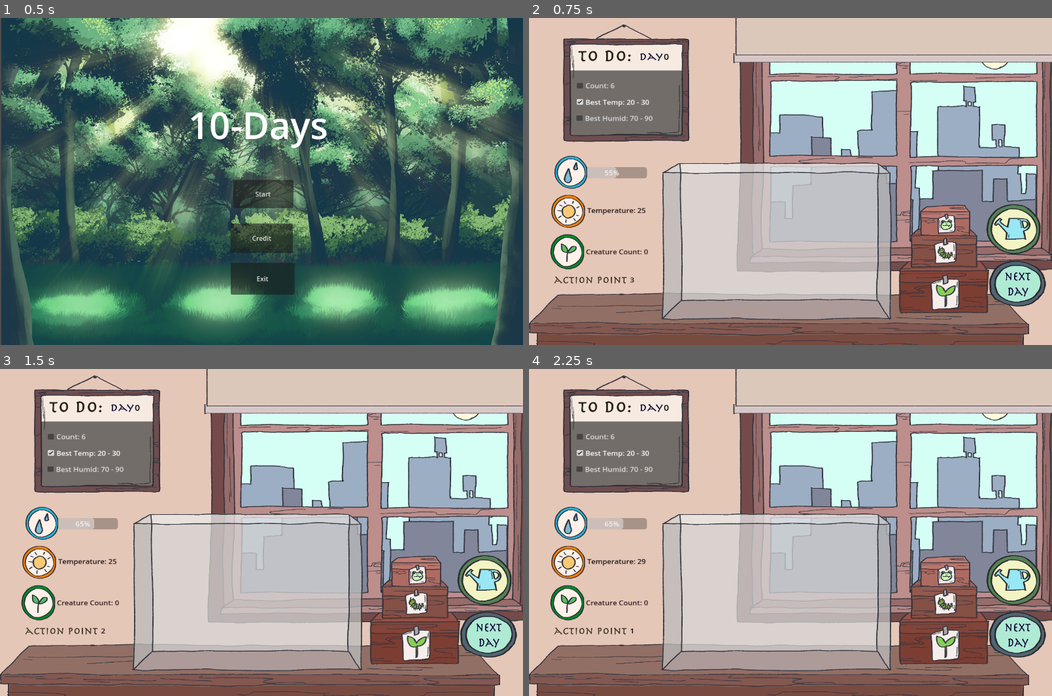
Above: before the commit, frames 1-4 (two rows, left to right).
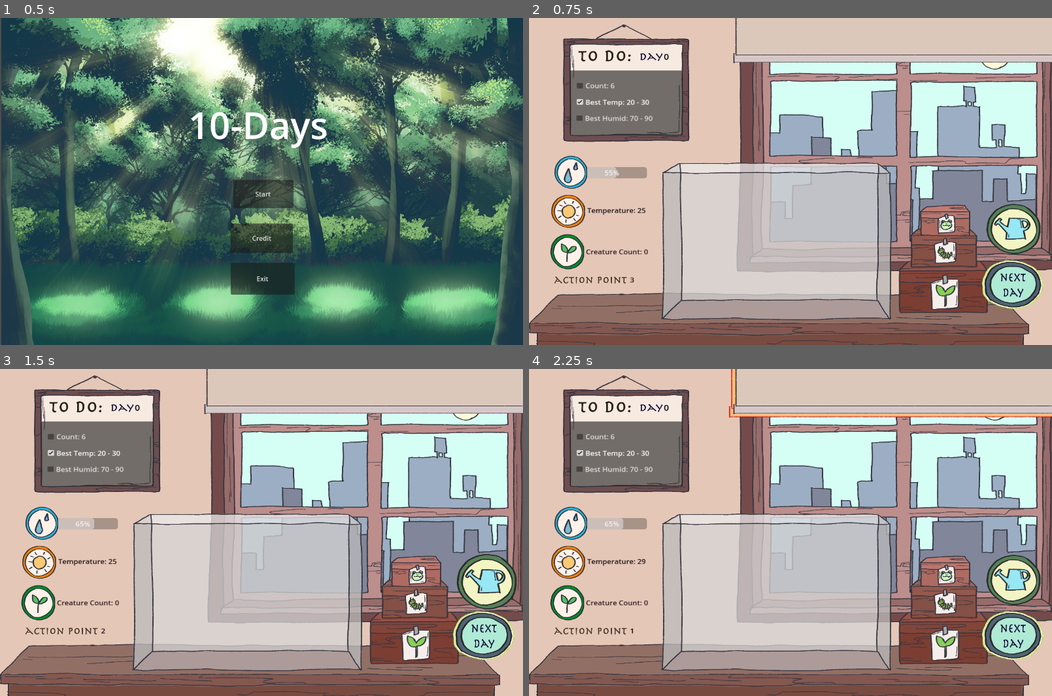
Above: after the commit, the same moments.

Repository: Dh-ux/GRL-Project
Game: Godot game, scene res://StartMenu.tscn
Two runs of this game, one before a commit and one after it. Both use one fixed random seed, a clock stepped at 60 frames per second and the inputs below.
Inputs:
- Up to frame 1 (0.5 s): no input
- Up to frame 2 (0.75 s): click "Start" at 0.5 s
- Up to frame 3 (1.5 s): click "Misting" at 1.25 s
- Up to frame 4 (2.25 s): click "Curtain" at 2 s

Frame 1 is identical in both runs. In frame 2, 1.2% of the frame differs, in the area x 70-99%, y 56-91%; in frame 3, 2.0%; in frame 4, 2.1%, in the area x 38-100%, y 0-91%.

Commit message:
idiot update

Diff:
--- a/Ecosystem.tscn
+++ b/Ecosystem.tscn
@@ -1,13 +1,15 @@
-[gd_scene load_steps=19 format=3 uid="uid://c54ljjqgpci6"]
+[gd_scene load_steps=22 format=3 uid="uid://c54ljjqgpci6"]
 
 [ext_resource type="Script" path="res://resource/Script/Ecosystem.gd" id="1_fni7g"]
 [ext_resource type="Texture2D" uid="uid://ctg01iym2i7sv" path="res://resource/Art/Background/sunny.png" id="2_v8ulh"]
 [ext_resource type="Texture2D" uid="uid://c3cn510gsivjr" path="res://resource/Art/Background/background.png" id="3_r3g6u"]
 [ext_resource type="Texture2D" uid="uid://cxs8cj7h2428w" path="res://resource/Art/Background/tank.png" id="4_jedip"]
+[ext_resource type="Script" path="res://MistingSystemButton.gd" id="5_arwd1"]
 [ext_resource type="Texture2D" uid="uid://bbs377ceqvg4w" path="res://resource/Art/UI/misting.png" id="5_dec5c"]
 [ext_resource type="Texture2D" uid="uid://b2br6q1v6ysn6" path="res://resource/sprites/Background/diary.jpg" id="5_gkvho"]
 [ext_resource type="Texture2D" uid="uid://dqo0jlu77g7mj" path="res://resource/Art/UI/plantbox.png" id="5_w3dfj"]
 [ext_resource type="Texture2D" uid="uid://db4f3ecl6equk" path="res://resource/Art/UI/curtain.png" id="6_7vwkj"]
+[ext_resource type="Script" path="res://resource/HighLight.gd" id="7_65fyg"]
 [ext_resource type="Texture2D" uid="uid://dcokxb005c73t" path="res://resource/Art/UI/bugbox.png" id="7_s1ot5"]
 [ext_resource type="Texture2D" uid="uid://mo4glt3t4xnm" path="res://resource/Art/UI/frogbox.png" id="8_0d2kn"]
 [ext_resource type="Texture2D" uid="uid://dp15r1fj81pxl" path="res://resource/Art/UI/temperature1.png" id="9_xxx4e"]
@@ -17,6 +19,7 @@
 [ext_resource type="Texture2D" uid="uid://dp0cw5nurh7ml" path="res://resource/Art/date/nextday.png" id="13_2f2w0"]
 [ext_resource type="Texture2D" uid="uid://64ssdo6ghwqp" path="res://resource/Art/UI/actionpoint.png" id="14_m42ou"]
 [ext_resource type="Texture2D" uid="uid://e5fe2rnlw052" path="res://resource/Art/UI/todo.png" id="15_xkqt4"]
+[ext_resource type="Script" path="res://NextDayButton.gd" id="16_bcj8g"]
 
 [sub_resource type="StyleBoxFlat" id="StyleBoxFlat_rel1o"]
 bg_color = Color(0.980392, 0.980392, 0.980392, 1)
@@ -50,50 +53,81 @@
 texture = ExtResource("4_jedip")
 
 [node name="MistingSystemButton" type="Button" parent="."]
-offset_left = 1027.53
-offset_top = 498.585
-offset_right = 1096.53
-offset_bottom = 542.585
+self_modulate = Color(1, 1, 1, 0)
+offset_left = 1018.56
+offset_top = 470.886
+offset_right = 1087.56
+offset_bottom = 514.886
+scale = Vector2(1.30301, 1.8863)
 text = "Misting"
-
-[node name="Sprite2D" type="Sprite2D" parent="MistingSystemButton"]
-position = Vector2(37.6913, 10.8818)
-scale = Vector2(0.378723, 0.385839)
+script = ExtResource("5_arwd1")
+
+[node name="Sprite2D2" type="Sprite2D" parent="MistingSystemButton"]
+position = Vector2(35.8116, 20.453)
+scale = Vector2(0.290652, 0.204548)
 texture = ExtResource("5_dec5c")
 
 [node name="OpenCurtainsButton" type="Button" parent="."]
+self_modulate = Color(1, 1, 1, 0)
 offset_left = 457.678
 offset_top = -0.989254
 offset_right = 1117.68
 offset_bottom = 101.011
+scale = Vector2(1, 3.73035)
 text = "Curtain"
+script = ExtResource("7_65fyg")
+
+[node name="hint" type="Sprite2D" parent="OpenCurtainsButton"]
+visible = false
+modulate = Color(5, 4.73, 5, 1)
+self_modulate = Color(0.764706, 0.2, 0.129412, 1)
+position = Vector2(343.707, 14.5855)
+scale = Vector2(0.434162, 0.0884284)
+texture = ExtResource("6_7vwkj")
 
 [node name="Sprite2D" type="Sprite2D" parent="OpenCurtainsButton"]
-position = Vector2(343.707, 54.4091)
-scale = Vector2(0.422777, 0.28563)
+position = Vector2(343.707, 14.5855)
+scale = Vector2(0.422777, 0.0765692)
 texture = ExtResource("6_7vwkj")
 
 [node name="PlantButton" type="Button" parent="."]
-offset_left = 823.821
-offset_top = 640.049
-offset_right = 948.821
-offset_bottom = 709.049
+offset_left = 819.334
+offset_top = 612.35
+offset_right = 1004.33
+offset_bottom = 711.35
 text = "Plant"
-
-[node name="Sprite2D" type="Sprite2D" parent="PlantButton"]
-position = Vector2(87.0486, 11.9863)
+script = ExtResource("7_65fyg")
+
+[node name="hint" type="Sprite2D" parent="PlantButton"]
+visible = false
+self_modulate = Color(5, 6, 3, 1)
+position = Vector2(91.5357, 39.6854)
+scale = Vector2(0.427277, 0.515821)
+texture = ExtResource("5_w3dfj")
+
+[node name="Sprite2D2" type="Sprite2D" parent="PlantButton"]
+position = Vector2(91.5357, 39.6854)
 scale = Vector2(0.406581, 0.477162)
 texture = ExtResource("5_w3dfj")
 
 [node name="BugButton" type="Button" parent="."]
-offset_left = 883.05
-offset_top = 548.048
-offset_right = 940.05
-offset_bottom = 581.048
-
-[node name="Sprite2D" type="Sprite2D" parent="BugButton"]
-position = Vector2(28.7996, 8.3847)
-scale = Vector2(0.404837, 0.454378)
+offset_left = 845.359
+offset_top = 530.242
+offset_right = 902.359
+offset_bottom = 563.242
+scale = Vector2(2.23737, 2.03857)
+script = ExtResource("7_65fyg")
+
+[node name="hint" type="Sprite2D" parent="BugButton"]
+visible = false
+self_modulate = Color(3.56, 5, 2.96, 1)
+position = Vector2(29.6814, 11.6463)
+scale = Vector2(0.144049, 0.182705)
+texture = ExtResource("5_w3dfj")
+
+[node name="Sprite2D2" type="Sprite2D" parent="BugButton"]
+position = Vector2(29.7185, 12.8477)
+scale = Vector2(0.180944, 0.22289)
 texture = ExtResource("7_s1ot5")
 
 [node name="FrogButton" type="Button" parent="."]
@@ -159,16 +193,34 @@
 texture = ExtResource("12_p0vol")
 
 [node name="NextDayButton" type="Button" parent="."]
-offset_left = 1026.64
-offset_top = 625.21
-offset_right = 1110.64
-offset_bottom = 673.21
+self_modulate = Color(1, 1, 1, 0)
+anchors_preset = 8
+anchor_left = 0.5
+anchor_top = 0.5
+anchor_right = 0.5
+anchor_bottom = 0.5
+offset_left = 1015.87
+offset_top = 613.339
+offset_right = 1108.87
+offset_bottom = 679.339
+grow_horizontal = 2
+grow_vertical = 2
 text = "Next"
+script = ExtResource("16_bcj8g")
 
 [node name="Sprite2D" type="Sprite2D" parent="NextDayButton"]
-position = Vector2(46.6653, 17.8066)
+z_index = 2
+position = Vector2(47.3053, 32.0166)
 scale = Vector2(0.268844, 0.351125)
 texture = ExtResource("13_2f2w0")
+
+[node name="hint" type="Sprite2D" parent="NextDayButton/Sprite2D"]
+self_modulate = Color(5, 6, 3, 1)
+z_index = -1
+scale = Vector2(1.08074, 1.06412)
+texture = ExtResource("13_2f2w0")
+
+[node name="Timer" type="Timer" parent="NextDayButton"]
 
 [node name="Action_pointsLabel" type="Label" parent="."]
 offset_left = 221.66
@@ -312,14 +364,30 @@
 offset_bottom = 242.0
 theme_override_styles/panel = SubResource("StyleBoxFlat_rel1o")
 
+[connection signal="mouse_entered" from="MistingSystemButton" to="MistingSystemButton" method="_on_mouse_entered"]
+[connection signal="mouse_exited" from="MistingSystemButton" to="MistingSystemButton" method="_on_mouse_exited"]
 [connection signal="pressed" from="MistingSystemButton" to="." method="_on_misting_system_button_pressed"]
+[connection signal="pressed" from="MistingSystemButton" to="MistingSystemButton" method="_on_pressed"]
+[connection signal="mouse_entered" from="OpenCurtainsButton" to="OpenCurtainsButton" method="_on_mouse_entered"]
+[connection signal="mouse_exited" from="OpenCurtainsButton" to="OpenCurtainsButton" method="_on_mouse_exited"]
 [connection signal="pressed" from="OpenCurtainsButton" to="." method="_on_open_curtains_button_pressed"]
+[connection signal="pressed" from="OpenCurtainsButton" to="OpenCurtainsButton" method="_on_pressed"]
+[connection signal="mouse_entered" from="PlantButton" to="PlantButton" method="_on_mouse_entered"]
+[connection signal="mouse_exited" from="PlantButton" to="PlantButton" method="_on_mouse_exited"]
 [connection signal="pressed" from="PlantButton" to="." method="_on_plant_button_pressed"]
+[connection signal="pressed" from="PlantButton" to="PlantButton" method="_on_pressed"]
+[connection signal="mouse_entered" from="BugButton" to="BugButton" method="_on_mouse_entered"]
+[connection signal="mouse_exited" from="BugButton" to="BugButton" method="_on_mouse_exited"]
+[connection signal="pressed" from="BugButton" to="BugButton" method="_on_pressed"]
 [connection signal="ready" from="TemperatureLabel" to="." method="_on_temperature_label_ready"]
 [connection signal="ready" from="DaysLabel" to="." method="_on_days_label_ready"]
 [connection signal="ready" from="CreatureCountLabel" to="." method="_on_creature_count_label_ready"]
 [connection signal="ready" from="HumidityProgressBar" to="." method="_on_humidity_progress_bar_ready"]
+[connection signal="mouse_entered" from="NextDayButton" to="NextDayButton" method="_on_mouse_entered"]
+[connection signal="mouse_exited" from="NextDayButton" to="NextDayButton" method="_on_mouse_exited"]
 [connection signal="pressed" from="NextDayButton" to="." method="_on_next_day_button_pressed"]
+[connection signal="pressed" from="NextDayButton" to="NextDayButton" method="_on_pressed"]
+[connection signal="timeout" from="NextDayButton/Timer" to="NextDayButton" method="_on_timer_timeout"]
 [connection signal="ready" from="Action_pointsLabel" to="." method="_on_action_points_label_ready"]
 [connection signal="pressed" from="PlantPanel/flower" to="." method="_on_flower_pressed"]
 [connection signal="pressed" from="PlantPanel/bush" to="." method="_on_bush_pressed"]
--- /dev/null
+++ b/MistingSystemButton.gd
@@ -0,0 +1,25 @@
+extends Button
+
+var saved_scale
+# Called when the node enters the scene tree for the first time.
+func _ready():
+	saved_scale = scale
+
+
+
+func _on_mouse_entered():
+	var tween = get_tree().create_tween().set_trans(Tween.TRANS_BACK).set_ease(1)
+	tween.tween_property(self, "scale", saved_scale*1.1, 0.1)
+
+
+func _on_mouse_exited():
+	var tween = get_tree().create_tween()
+	tween.tween_property(self, "scale", saved_scale, 0.1)
+
+
+func _on_pressed():
+	var tween = get_tree().create_tween()
+	tween.tween_property(self, "scale", scale*0.9, 0.06)
+	await tween.finished
+	var tween1 = get_tree().create_tween()
+	tween1.tween_property(self, "scale", scale/0.9, 0.06)
--- /dev/null
+++ b/NextDayButton.gd
@@ -0,0 +1,56 @@
+extends Button
+
+
+
+@export var spring: float = 600.0
+@export var damp: float = 20.0
+
+
+var displacement: float = 0.0
+var velocity: float = 0.0
+
+func _process(delta):
+	if velocity != 0:
+		var force = -spring * displacement - damp * velocity
+		velocity += force * delta
+		displacement += velocity * delta
+		$Sprite2D.rotation = -displacement
+
+
+
+
+
+var saved_scale
+# Called when the node enters the scene tree for the first time.
+func _ready():
+	saved_scale = scale
+	randomize()
+
+func nextday_hint():
+	$Sprite2D/hint.show()
+	$Timer.start()
+
+func nextday_end():
+	$Sprite2D/hint.hide()
+	$Timer.stop()
+
+func _on_mouse_entered():
+	var tween = get_tree().create_tween().set_trans(Tween.TRANS_BACK).set_ease(1)
+	tween.tween_property(self, "scale", saved_scale*1.1, 0.1)
+
+
+func _on_mouse_exited():
+	var tween = get_tree().create_tween()
+	tween.tween_property(self, "scale", saved_scale, 0.1)
+
+
+func _on_pressed():
+	var tween = get_tree().create_tween()
+	tween.tween_property(self, "scale", scale*0.9, 0.06)
+	await tween.finished
+	var tween1 = get_tree().create_tween()
+	tween1.tween_property(self, "scale", scale/0.9, 0.06)
+
+
+func _on_timer_timeout():
+	velocity = 30
--- a/plant1.tscn
+++ b/plant1.tscn
@@ -7,6 +7,5 @@
 script = ExtResource("1_adcww")
 
 [node name="Sprite2D" type="Sprite2D" parent="."]
-position = Vector2(120, 65)
 scale = Vector2(0.138138, 0.196332)
 texture = ExtResource("2_7kfb3")
--- /dev/null
+++ b/resource/HighLight.gd
@@ -0,0 +1,25 @@
+extends Button
+
+
+
+
+func _on_mouse_entered():
+	var h = get_node("hint")
+	if h and not disabled:
+		$hint.show()
+
+
+func _on_mouse_exited():
+	var h = get_node("hint")
+	if h and not disabled:
+		$hint.hide()
+
+
+func _on_pressed():
+	var h = get_node("hint")
+	if h:
+		var tween = get_tree().create_tween()
+		tween.tween_property(h, "scale", h.scale*0.95, 0.05)
+		await tween.finished
+		var tween1 = get_tree().create_tween()
+		tween1.tween_property(h, "scale", h.scale/0.95, 0.05)
--- a/resource/Script/Ecosystem.gd
+++ b/resource/Script/Ecosystem.gd
@@ -77,15 +77,16 @@
 	action_points = 3
 	updateUI()
 	await get_tree().create_timer(0.2).timeout
-	if temperature <15 || temperature > 35:
+	if temperature <14 || temperature > 48:
 		game_over()
-	if humidity >100 || humidity < 45:
+	if humidity >100 || humidity < 10:
 		game_over()
 	if days == 3:
 		if creature_count < 6:
 			game_over()
 		else:
 			addBug()
+	next_day_button.nextday_end()
 #	temperature = randf_range(temperature-2, temperature+2)
 #	humidity = randf_range(humidity-10, humidity+10)
 
@@ -212,6 +213,7 @@
 		$OpenCurtainsButton.disabled = true
 		$PlantButton.disabled = true
 		$PlantPanel.hide()
+		next_day_button.nextday_hint()
 	temperatureLabel.text = "Temperature: " + str(temperature)
 	humidityProgressBar.value = humidity
 	creatureCountLabel.text = "Creature Count: " + str(creature_count)
--- a/resource/Script/bugs.gd
+++ b/resource/Script/bugs.gd
@@ -16,6 +16,11 @@
 	eco_system.day_end.connect(on_next_day)
 	add_to_group("animals")
 	update_eco()
+	var temp = remap(growth,0.5,3,0.2,1)
+	scale = Vector2.ZERO
+	#scale = Vector2(temp,temp)*scale_modifier
+	var tween = get_tree().create_tween().set_trans(Tween.TRANS_BACK).set_ease(1)
+	tween.tween_property(self, "scale", Vector2(temp,temp)*scale_modifier, 0.1)
 
 func _process(delta):
 	pass
--- a/resource/Script/bush.gd
+++ b/resource/Script/bush.gd
@@ -22,8 +22,11 @@
 	eco_system.day_end.connect(on_next_day)
 	add_to_group("plants")
 	update_eco()
-	var temp = remap(growth,0,2,0.1,1)
-	scale = Vector2(temp,temp)*scale_modifier
+	var temp = remap(growth,0.1,3,0.4,1)
+	scale = Vector2.ZERO
+	#scale = Vector2(temp,temp)*scale_modifier
+	var tween = get_tree().create_tween().set_trans(Tween.TRANS_BACK).set_ease(1)
+	tween.tween_property(self, "scale", Vector2(temp,temp)*scale_modifier, 0.1)
 
 func _process(delta):
 	pass
--- a/resource/Script/flower.gd
+++ b/resource/Script/flower.gd
@@ -23,7 +23,11 @@
 	add_to_group("plants")
 	update_eco()
 	var temp = remap(growth,0.1,3,0.4,1)
-	scale = Vector2(temp,temp)*scale_modifier
+	scale = Vector2.ZERO
+	#scale = Vector2(temp,temp)*scale_modifier
+	var tween = get_tree().create_tween().set_trans(Tween.TRANS_BACK).set_ease(1)
+	tween.tween_property(self, "scale", Vector2(temp,temp)*scale_modifier, 0.1)
+
 
 func _process(delta):
 	pass
--- a/resource/Script/plant1.gd
+++ b/resource/Script/plant1.gd
@@ -22,7 +22,10 @@
 	eco_system.day_end.connect(on_next_day)
 	update_eco()
 	var temp = remap(growth,0.1,3,0.4,1)
-	scale = Vector2(temp,temp)*scale_modifier
+	scale = Vector2.ZERO
+	#scale = Vector2(temp,temp)*scale_modifier
+	var tween = get_tree().create_tween().set_trans(Tween.TRANS_BACK).set_ease(1)
+	tween.tween_property(self, "scale", Vector2(temp,temp)*scale_modifier, 0.1)
 
 func _process(delta):
 	pass
